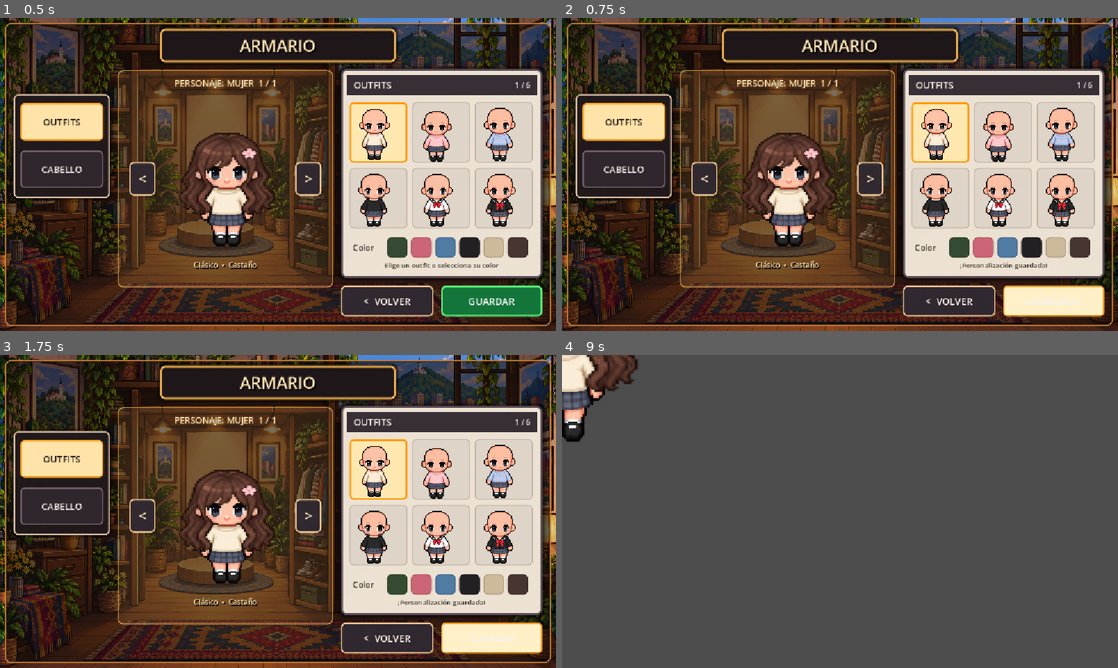
Above: before the commit, frames 1-4 (two rows, left to right).
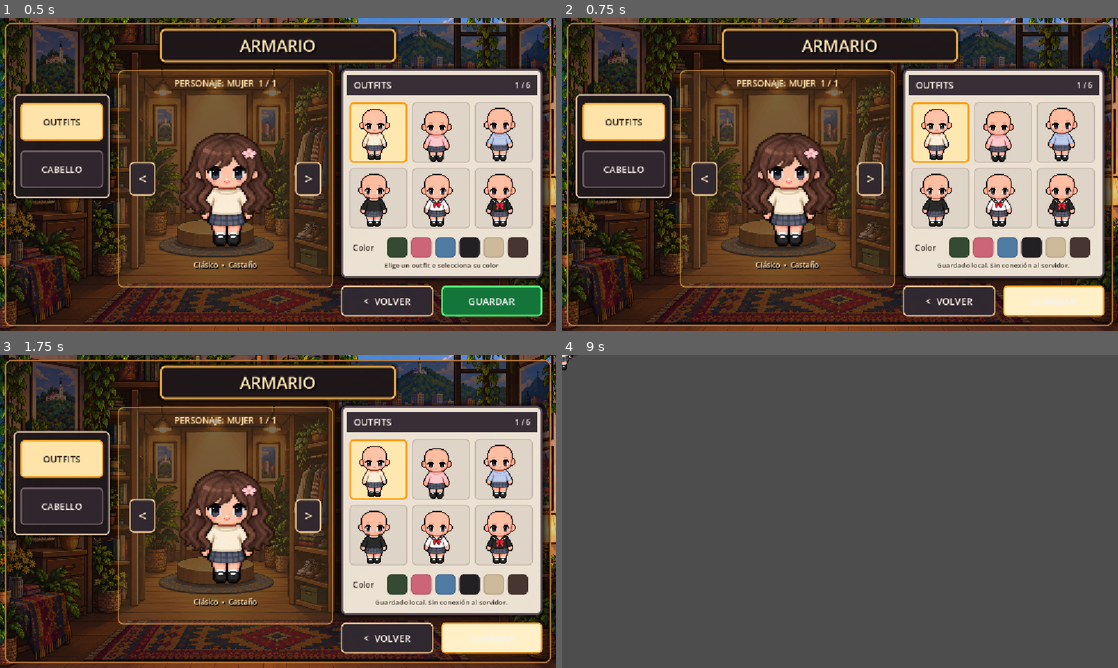
Above: after the commit, the same moments.

Repository: Yina-programmer/VideojuegoRPG
Game: Godot game, scene res://scenes/player/wardrobe_ui.tscn
The game is run twice, just before and just after one commit, with the same random seed, the same clock (stepped at 60 frames per second) and the same inputs. This scene is started directly instead of the project's main scene.
Inputs (mouse positions are in pixels of both pictures, inside the frame that each line leads up to):
- Up to frame 1 (0.5 s): no input
- Up to frame 2 (0.75 s): click "GUARDAR" at 0.5 s
- Up to frame 3 (1.75 s): click "GUARDADO" (after the commit: "GUARDAR") at 1.25 s
- Up to frame 4 (9 s): click (956, 583) at 2 s; click (956, 583) at 2.75 s; click "OUTFITS" at 3.5 s; click "CABELLO" at 4.25 s; click "<" at 5 s; click ">" at 5.75 s; click (940, 473) at 6.5 s; click (1001, 473) at 7.25 s; click (1067, 473) at 8 s; click "< VOLVER" at 8.75 s

Frame 1 is identical in both runs. In frame 2, 0.3% of the frame differs, in the area x 67-94%, y 78-92%; in frame 3, 0.2%; in frame 4, 2.0%, in the area x 0-14%, y 0-28%.

Commit message:
Agrega backend Node PostgreSQL para persistencia de outfits

Diff:
--- a/project.godot
+++ b/project.godot
@@ -13,6 +13,10 @@
 config/name="VideojuegoRPG"
 run/main_scene="uid://ca38sdhdt350"
 config/features=PackedStringArray("4.7", "Forward Plus")
+
+[autoload]
+
+ApiService="*res://scripts/services/api_service.gd"
 
 [display]
 
--- a/scenes/player/closet_ui.gd
+++ b/scenes/player/closet_ui.gd
@@ -73,6 +73,20 @@
 	_sync_selected_buttons()
 	_show_outfits()
 	_refresh_preview()
+
+	# Conectar señales de ApiService (se desconectan en _exit_tree)
+	ApiService.customization_loaded.connect(_on_customization_loaded)
+	ApiService.customization_load_failed.connect(_on_customization_load_failed)
+	ApiService.customization_saved.connect(_on_customization_saved)
+	ApiService.customization_save_failed.connect(_on_customization_save_failed)
+
+	# Iniciar sincronización con el servidor.
+	# Si pending_sync = true → PUT con datos locales primero.
+	# Si pending_sync = false → GET para cargar del servidor.
+	ApiService.iniciar_sincronizacion(
+		preview_player.outfit_actual,
+		preview_player.cabello_actual,
+	)
 
 
 func _configure_button_interaction() -> void:
@@ -168,16 +182,78 @@
 
 
 func _save_customization() -> void:
+	# 1. Guardar localmente de inmediato (comportamiento original preservado)
 	var result = preview_player.guardar_personalizacion()
-	if result == OK:
-		status_label.text = "¡Personalización guardada!"
-		save_button.text = "GUARDADO"
-		await get_tree().create_timer(1.2).timeout
-		if is_instance_valid(save_button):
-			save_button.text = "GUARDAR"
-	else:
+	if result != OK:
 		status_label.text = "No se pudo guardar. Inténtalo nuevamente."
+		return
+
+	# 2. Actualizar UI de forma inmediata y bloquear el botón
+	status_label.text = "Guardando en el servidor..."
+	save_button.text = "GUARDANDO..."
+	save_button.disabled = true
+
+	# 3. Enviar al servidor de forma asíncrona.
+	# La respuesta llega por señal (_on_customization_saved / _on_customization_save_failed).
+	# ApiService ignora la llamada si ya hay una solicitud en curso.
+	ApiService.guardar_personalizacion(
+		preview_player.outfit_actual,
+		preview_player.cabello_actual,
+		"mujer",
+	)
 
 
 func _go_back() -> void:
 	get_tree().change_scene_to_file(PLAYER_SCENE)
+
+
+## Se llama automáticamente cuando este nodo sale del árbol de escena.
+## Desconecta las señales de ApiService para evitar llamadas sobre nodos liberados.
+func _exit_tree() -> void:
+	if ApiService.customization_loaded.is_connected(_on_customization_loaded):
+		ApiService.customization_loaded.disconnect(_on_customization_loaded)
+	if ApiService.customization_load_failed.is_connected(_on_customization_load_failed):
+		ApiService.customization_load_failed.disconnect(_on_customization_load_failed)
+	if ApiService.customization_saved.is_connected(_on_customization_saved):
+		ApiService.customization_saved.disconnect(_on_customization_saved)
+	if ApiService.customization_save_failed.is_connected(_on_customization_save_failed):
+		ApiService.customization_save_failed.disconnect(_on_customization_save_failed)
+
+
+## Callback: el servidor devolvió la personalización guardada.
+## Solo aplica si difiere de los valores locales actuales para no interrumpir
+## una edición que el jugador ya comenzó.
+func _on_customization_loaded(outfit: String, hair: String) -> void:
+	if preview_player.outfit_actual != outfit or preview_player.cabello_actual != hair:
+		preview_player.cambiar_outfit(outfit)
+		preview_player.cambiar_cabello(hair)
+		# Actualizar el archivo local para que el personaje del mapa cargue esto
+		preview_player.guardar_personalizacion()
+		_sync_selected_buttons()
+		_refresh_preview()
+		status_label.text = "Personalización cargada del servidor"
+
+
+## Callback: el servidor no tiene registro (primera vez) o hubo error de red.
+## Se usan los valores locales existentes — no se altera nada.
+func _on_customization_load_failed(reason: String) -> void:
+	print("[ClosetUI] No se cargó del servidor: ", reason)
+
+
+## Callback: el servidor confirmó el guardado con éxito.
+func _on_customization_saved() -> void:
+	save_button.disabled = false
+	status_label.text = "¡Personalización guardada!"
+	save_button.text = "GUARDADO"
+	await get_tree().create_timer(1.2).timeout
+	if is_instance_valid(save_button):
+		save_button.text = "GUARDAR"
+
+
+## Callback: el servidor no respondió o devolvió error.
+## El archivo local ya fue guardado; pending_sync queda en true para reintentar.
+func _on_customization_save_failed(reason: String) -> void:
+	save_button.disabled = false
+	save_button.text = "GUARDAR"
+	status_label.text = "Guardado local. Sin conexión al servidor."
+	print("[ClosetUI] Error al sincronizar con el servidor: ", reason)
--- a/scenes/player/player.tscn
+++ b/scenes/player/player.tscn
@@ -245,6 +245,7 @@
 
 [node name="player" type="CharacterBody2D" unique_id=18230161]
 position = Vector2(-3, -24)
+scale = Vector2(0.274, 0.274)
 script = ExtResource("1_gmlin")
 metadata/_edit_group_ = true
 
--- a/scenes/player/wardrobe_ui.tscn
+++ b/scenes/player/wardrobe_ui.tscn
@@ -261,6 +261,7 @@
 grow_vertical = 2
 mouse_filter = 2
 theme_override_styles/panel = SubResource("MainPanel")
+metadata/_edit_group_ = true
 
 [node name="TitlePanel" type="Panel" parent="ClosetPanel" unique_id=1636418809]
 layout_mode = 0
@@ -278,7 +279,6 @@
 anchor_bottom = 1.0
 grow_horizontal = 2
 grow_vertical = 2
-mouse_filter = 2
 theme_override_colors/font_color = Color(1, 0.89, 0.7, 1)
 theme_override_colors/font_shadow_color = Color(0, 0, 0, 0.9)
 theme_override_constants/shadow_offset_x = 3
@@ -347,7 +347,6 @@
 offset_top = 14.0
 offset_right = 351.0
 offset_bottom = 43.0
-mouse_filter = 2
 theme_override_colors/font_color = Color(1, 0.88, 0.66, 1)
 theme_override_font_sizes/font_size = 18
 text = "PERSONAJE: MUJER  1 / 1"
@@ -393,7 +392,6 @@
 offset_top = 392.0
 offset_right = 398.0
 offset_bottom = 430.0
-mouse_filter = 2
 theme_override_colors/font_color = Color(1, 0.89, 0.69, 1)
 theme_override_colors/font_shadow_color = Color(0, 0, 0, 0.9)
 theme_override_constants/shadow_offset_x = 2
@@ -429,7 +427,6 @@
 offset_right = -70.0
 grow_horizontal = 2
 grow_vertical = 2
-mouse_filter = 2
 theme_override_colors/font_color = Color(1, 0.96, 0.92, 1)
 theme_override_font_sizes/font_size = 19
 text = "OUTFITS"
@@ -444,7 +441,6 @@
 offset_right = -14.0
 grow_horizontal = 2
 grow_vertical = 2
-mouse_filter = 2
 theme_override_colors/font_color = Color(0.94, 0.9, 0.88, 1)
 theme_override_font_sizes/font_size = 15
 text = "1 / 6"
@@ -596,7 +592,6 @@
 offset_top = 354.0
 offset_right = 92.0
 offset_bottom = 384.0
-mouse_filter = 2
 theme_override_colors/font_color = Color(0.2, 0.16, 0.14, 1)
 theme_override_font_sizes/font_size = 17
 text = "Color"
@@ -664,7 +659,6 @@
 offset_top = 396.0
 offset_right = 398.0
 offset_bottom = 421.0
-mouse_filter = 2
 theme_override_colors/font_color = Color(0.23, 0.19, 0.16, 1)
 theme_override_font_sizes/font_size = 14
 text = "Selecciona una opción para previsualizarla"
--- /dev/null
+++ b/scripts/services/api_service.gd
@@ -0,0 +1,267 @@
+## ApiService — Autoload singleton
+##
+## Centraliza TODAS las comunicaciones HTTP con el backend.
+## Nunca debe instanciarse directamente; se accede globalmente como ApiService.
+##
+## Flujo al abrir el armario (llamar iniciar_sincronizacion):
+##   - Si pending_sync = true  → PUT con datos locales primero
+##   - Si pending_sync = false → GET para cargar del servidor
+##
+## Flujo al presionar Guardar (llamar guardar_personalizacion):
+##   1. pending_sync = true  (inmediato, antes de enviar)
+##   2. PUT al servidor
+##   3. Si 200 → pending_sync = false, emit customization_saved
+##   4. Si error → pending_sync se mantiene true, emit customization_save_failed
+
+extends Node
+
+# ── Señales públicas ─────────────────────────────────────────────────────────
+
+## El servidor devolvió la personalización del jugador.
+signal customization_loaded(outfit_id: String, hair_style_id: String)
+
+## No se pudo cargar del servidor (primera vez o error de red).
+## closet_ui debe usar los valores locales existentes.
+signal customization_load_failed(reason: String)
+
+## El servidor confirmó el guardado (UPSERT exitoso).
+signal customization_saved()
+
+## El servidor no respondió o respondió con error.
+## pending_sync queda en true para reintentar al abrir el armario.
+signal customization_save_failed(reason: String)
+
+# ── Configuración ─────────────────────────────────────────────────────────────
+
+## URL base de la API. Cambiar aquí si el backend corre en otro puerto o host.
+const API_BASE_URL    := "http://localhost:4000"
+const PLAYER_ID_PATH  := "user://player_id.cfg"
+
+# ── Estado interno ────────────────────────────────────────────────────────────
+
+enum _ReqType { NONE, GET_CUSTOMIZATION, PUT_CUSTOMIZATION }
+
+var _http: HTTPRequest
+var _request_in_progress := false
+var _current_req: _ReqType = _ReqType.NONE
+var _player_id := ""
+
+# ── Ciclo de vida ─────────────────────────────────────────────────────────────
+
+func _ready() -> void:
+	_http = HTTPRequest.new()
+	_http.timeout = 10.0
+	add_child(_http)
+	_http.request_completed.connect(_on_request_completed)
+	_player_id = _load_or_create_player_id()
+	print("[ApiService] Inicializado. Player ID: ", _player_id)
+
+# ── API pública ───────────────────────────────────────────────────────────────
+
+## Devuelve el player_id del jugador actual (UUID v4).
+func get_player_id() -> String:
+	return _player_id
+
+## Inicia la sincronización al abrir el armario.
+##
+## Regla: si hay pending_sync, los datos locales tienen prioridad
+## y se envían primero al servidor (PUT). Solo si no hay pendientes
+## se carga del servidor (GET) para no sobreescribir cambios locales.
+func iniciar_sincronizacion(outfit_local: String, hair_local: String) -> void:
+	if _request_in_progress:
+		return
+
+	if _get_pending_sync():
+		# Cambios locales no sincronizados → prioridad al dato local
+		print("[ApiService] pending_sync = true. Sincronizando datos locales...")
+		guardar_personalizacion(outfit_local, hair_local, "mujer")
+	else:
+		# Sin cambios pendientes → cargar del servidor
+		print("[ApiService] Sin pendientes. Cargando del servidor...")
+		_enviar_get()
+
+## Guarda la personalización en el servidor mediante UPSERT.
+##
+## Orden garantizado:
+##   1. pending_sync = true (antes de enviar, por si el juego se cierra)
+##   2. PUT a la API
+##   3. Si 200 → pending_sync = false + emit customization_saved
+##   4. Si error → pending_sync se mantiene true + emit customization_save_failed
+func guardar_personalizacion(
+	outfit_id: String,
+	hair_style_id: String,
+	character_type: String,
+) -> void:
+	if _request_in_progress:
+		print("[ApiService] Solicitud en curso. Ignorando guardado duplicado.")
+		return
+
+	# 1. Marcar pending ANTES de enviar
+	_set_pending_sync(true)
+
+	# 2. Enviar PUT
+	_request_in_progress = true
+	_current_req = _ReqType.PUT_CUSTOMIZATION
+
+	var body := JSON.stringify({
+		"outfit_id":      outfit_id,
+		"hair_style_id":  hair_style_id,
+		"character_type": character_type,
+	})
+	var headers := PackedStringArray(["Content-Type: application/json"])
+	var url := "%s/api/customization/%s" % [API_BASE_URL, _player_id]
+
+	var err := _http.request(url, headers, HTTPClient.METHOD_PUT, body)
+	if err != OK:
+		_request_in_progress = false
+		_current_req = _ReqType.NONE
+		# pending_sync se mantiene true
+		print("[ApiService] Error al iniciar PUT: ", err)
+		customization_save_failed.emit("Error al iniciar solicitud PUT (código %d)" % err)
+
+# ── Privado: enviar GET ───────────────────────────────────────────────────────
+
+func _enviar_get() -> void:
+	_request_in_progress = true
+	_current_req = _ReqType.GET_CUSTOMIZATION
+
+	var url := "%s/api/customization/%s" % [API_BASE_URL, _player_id]
+	var err := _http.request(url, PackedStringArray(), HTTPClient.METHOD_GET)
+	if err != OK:
+		_request_in_progress = false
+		_current_req = _ReqType.NONE
+		print("[ApiService] Error al iniciar GET: ", err)
+		customization_load_failed.emit("Error al iniciar solicitud GET (código %d)" % err)
+
+# ── Privado: callback HTTPRequest ─────────────────────────────────────────────
+
+func _on_request_completed(
+	result: int,
+	response_code: int,
+	_headers: PackedStringArray,
+	body: PackedByteArray,
+) -> void:
+	var req_type := _current_req
+	_request_in_progress = false
+	_current_req = _ReqType.NONE
+
+	match req_type:
+		_ReqType.GET_CUSTOMIZATION:
+			_manejar_respuesta_get(result, response_code, body)
+		_ReqType.PUT_CUSTOMIZATION:
+			_manejar_respuesta_put(result, response_code)
+
+func _manejar_respuesta_get(
+	result: int,
+	response_code: int,
+	body: PackedByteArray,
+) -> void:
+	if result != HTTPRequest.RESULT_SUCCESS:
+		print("[ApiService] Error de red en GET: ", result)
+		customization_load_failed.emit("Error de red (GET): código %d" % result)
+		return
+
+	if response_code == 404:
+		# Primera vez — sin registro en el servidor. Usar valores locales.
+		print("[ApiService] 404 — sin registro en servidor (primera vez).")
+		customization_load_failed.emit("Sin registro en el servidor (primera vez)")
+		return
+
+	if response_code != 200:
+		print("[ApiService] Error del servidor en GET: ", response_code)
+		customization_load_failed.emit("Error del servidor (GET): %d" % response_code)
+		return
+
+	var json := JSON.new()
+	if json.parse(body.get_string_from_utf8()) != OK:
+		customization_load_failed.emit("Error al parsear respuesta JSON")
+		return
+
+	var data = json.get_data()
+	if not data is Dictionary:
+		customization_load_failed.emit("Respuesta inesperada del servidor")
+		return
+
+	var outfit     := str(data.get("outfit_id",     ""))
+	var hair_style := str(data.get("hair_style_id", ""))
+
+	if outfit.is_empty() or hair_style.is_empty():
+		customization_load_failed.emit("Datos incompletos en la respuesta")
+		return
+
+	print("[ApiService] Personalización cargada: outfit=%s, cabello=%s" % [outfit, hair_style])
+	customization_loaded.emit(outfit, hair_style)
+
+func _manejar_respuesta_put(result: int, response_code: int) -> void:
+	if result != HTTPRequest.RESULT_SUCCESS:
+		# pending_sync se mantiene true para reintentar
+		print("[ApiService] Error de red en PUT: ", result)
+		customization_save_failed.emit("Error de red (PUT): código %d" % result)
+		return
+
+	if response_code != 200:
+		# pending_sync se mantiene true
+		print("[ApiService] Error del servidor en PUT: ", response_code)
+		customization_save_failed.emit("Error del servidor (PUT): %d" % response_code)
+		return
+
+	# Éxito: limpiar pending_sync
+	_set_pending_sync(false)
+	print("[ApiService] Guardado confirmado por el servidor.")
+	customization_saved.emit()
+
+# ── Privado: Player ID ────────────────────────────────────────────────────────
+
+func _load_or_create_player_id() -> String:
+	var config := ConfigFile.new()
+	if config.load(PLAYER_ID_PATH) == OK:
+		var saved_id := str(config.get_value("player", "id", ""))
+		if not saved_id.is_empty():
+			return saved_id
+
+	# Primera ejecución: generar UUID v4 y persistirlo
+	var new_id := _generar_uuid_v4()
+	config.set_value("player", "id", new_id)
+	config.set_value("sync", "pending", false)
+	config.save(PLAYER_ID_PATH)
+	print("[ApiService] Nuevo player_id generado: ", new_id)
+	return new_id
+
+## Genera un UUID v4 aleatorio (RFC 4122).
+func _generar_uuid_v4() -> String:
+	var rng := RandomNumberGenerator.new()
+	rng.randomize()
+
+	var b := PackedByteArray()
+	b.resize(16)
+	for i in range(16):
+		b[i] = rng.randi() % 256
+
+	# Versión 4: bits 4-7 del byte 6 = 0100
+	b[6] = (b[6] & 0x0f) | 0x40
+	# Variante RFC 4122: bits 6-7 del byte 8 = 10
+	b[8] = (b[8] & 0x3f) | 0x80
+
+	const HEX := "0123456789abcdef"
+	var uuid := ""
+	for i in range(16):
+		uuid += HEX[b[i] >> 4]
+		uuid += HEX[b[i] & 0x0f]
+		if i in [3, 5, 7, 9]:
+			uuid += "-"
+	return uuid
+
+# ── Privado: Pending Sync ─────────────────────────────────────────────────────
+
+func _get_pending_sync() -> bool:
+	var config := ConfigFile.new()
+	if config.load(PLAYER_ID_PATH) != OK:
+		return false
+	return bool(config.get_value("sync", "pending", false))
+
+func _set_pending_sync(value: bool) -> void:
+	var config := ConfigFile.new()
+	# Cargar datos existentes para no perder el player_id
+	config.load(PLAYER_ID_PATH)
+	config.set_value("sync", "pending", value)
+	config.save(PLAYER_ID_PATH)
Not shown, added: backend/package-lock.json
Not shown, added: backend/package.json
Not shown, added: backend/tsconfig.json
Not shown, added: scripts/services/api_service.gd.uid
Not shown, added: backend/.env.example
Not shown, added: backend/.env.test.example
Not shown, added: backend/.gitignore
Not shown, added: backend/migrations/001_initial.sql
Not shown, added: backend/src/app.ts
Not shown, added: backend/src/db.ts
Not shown, added: backend/src/middleware/errorHandler.ts
Not shown, added: backend/src/migrate.ts
(and 5 more such lines)
